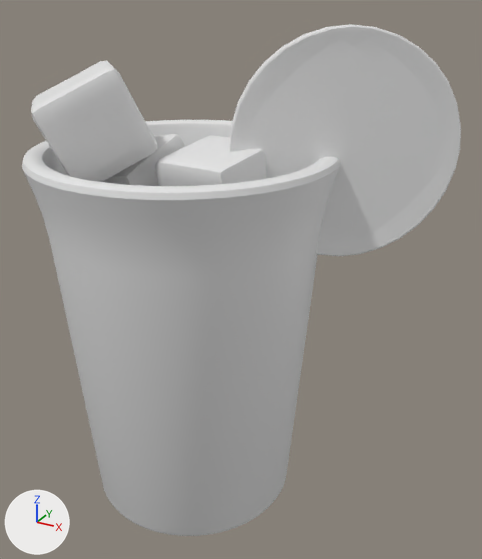
The OBJ model public/assets/drink-baked/blog0103.obj as it was, and as the next commit left it.
Camera for both pictures: a 50 mm lens placed at (3.42, -5.13, 5.07), pointed at (0.54, 0.1, 2.46). The axes (+X, +Y, +Z) are drawn at lower left. The lights are the same throughout. The picture after the commit comes second. Where no turn or scale is listed for an object, it has been applied to the vertices.

The older version as bpy lines, for what is in view:
```python
me_circle_001 = bpy.data.meshes.new('Circle.001')
me_circle_001.from_pydata(...)  # 834 vertices, 832 faces; spans x 0.5..2.3, y -0.15..0.97, z 2.77..4.78
me_cube = bpy.data.meshes.new('Cube')
me_cube.from_pydata(...)  # 386 vertices, 384 faces; spans x -0.647..0.625, y -0.635..0.616, z 1.781..2.881
me_cube_001 = bpy.data.meshes.new('Cube.001')
me_cube_001.from_pydata(...)  # 386 vertices, 384 faces; spans x -0.989..0.041, y -0.525..0.554, z 2.673..3.778
me_cube_002 = bpy.data.meshes.new('Cube.002')
me_cube_002.from_pydata(...)  # 386 vertices, 384 faces; spans x -0.042..0.892, y -0.565..0.415, z 2.901..3.81
me_cube_003 = bpy.data.meshes.new('Cube.003')
me_cube_003.from_pydata(...)  # 386 vertices, 384 faces; spans x -1.221..0.007, y -1.122..0.095, z 3.436..4.458
me_cylinder = bpy.data.meshes.new('Cylinder')
me_cylinder.from_pydata(...)  # 960 vertices, 898 faces; spans x -1.44..1.44, y -1.44..1.44, z 0.0..3.71
me_plane = bpy.data.meshes.new('Plane')
me_plane.from_pydata(...)  # 250 vertices, 72 faces; spans x -1.31..1.31, y -1.31..1.31, z 3.03..3.1
ob_circle_001 = bpy.data.objects.new('Circle.001', me_circle_001)
ob_circle_001.location = (0.0, 0.0, 0.0)
ob_cube = bpy.data.objects.new('Cube', me_cube)
ob_cube.location = (0.0, 0.0, 0.0)
ob_cube_001 = bpy.data.objects.new('Cube.001', me_cube_001)
ob_cube_001.location = (0.0, 0.0, 0.0)
ob_cube_002 = bpy.data.objects.new('Cube.002', me_cube_002)
ob_cube_002.location = (0.0, 0.0, 0.0)
ob_cube_003 = bpy.data.objects.new('Cube.003', me_cube_003)
ob_cube_003.location = (0.0, 0.0, 0.0)
ob_cylinder = bpy.data.objects.new('Cylinder', me_cylinder)
ob_cylinder.location = (0.0, 0.0, 0.0)
ob_plane = bpy.data.objects.new('Plane', me_plane)
ob_plane.location = (0.0, 0.0, 0.0)
```
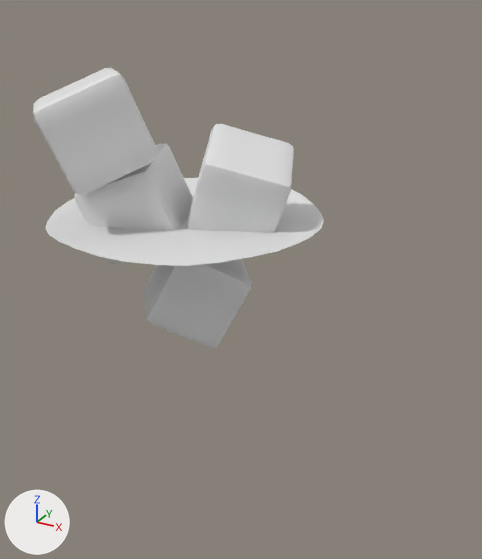
Location of each change, [x1, y1, x2, y2] in pixels of the pictures (482 x 559 px; the box of a moved part takes in the faces that stretch with it):
'Cylinder', deleted
    before: [22, 120, 340, 536]
'Circle.001', deleted
    before: [229, 24, 461, 256]
'Cube.003', reshaped
    before: [31, 61, 158, 182]
    after: [33, 68, 158, 195]
'Cube.002', reshaped
    before: [155, 135, 266, 186]
    after: [187, 124, 294, 232]
'Cube.001', reshaped
    before: [103, 134, 185, 186]
    after: [74, 143, 193, 264]
part 1 of me_cube, moved or reshaped (not visible before)
    after: [145, 259, 252, 348]
part 5 of me_plane, moved or reshaped (not visible before)
    after: [45, 178, 324, 266]

The change, as a diff of the scene's bpy script:
```diff
--- a/public/assets/drink-baked/blog0103.obj.py
+++ b/public/assets/drink-baked/blog0103.obj.py
@@ me_cube @@
 # used by ob_cube; location = (0.0, 0.0, 0.0)
-me_cube.from_pydata(...)  # 386 vertices, 384 faces; spans x -0.647..0.625, y -0.635..0.616, z 1.781..2.881
+me_cube.from_pydata(...)  # 386 vertices, 384 faces; spans x -0.573..0.677, y -0.553..0.645, z 1.767..2.805
+# me_cube part 1: the whole mesh is multiplied about its middle by the matrix ((-0.936, -0.328, 0.13), (0.011, 0.341, 0.94), (-0.352, 0.881, -0.316)), then moved by (0.063, 0.055, -0.045)
@@ me_cube_001 @@
 # used by ob_cube_001; location = (0.0, 0.0, 0.0)
-me_cube_001.from_pydata(...)  # 386 vertices, 384 faces; spans x -0.989..0.041, y -0.525..0.554, z 2.673..3.778
+me_cube_001.from_pydata(...)  # 386 vertices, 384 faces; spans x -0.994..0.135, y -0.71..0.366, z 2.623..3.681
+# me_cube_001 part 2: the whole mesh is multiplied about its middle by the matrix ((0.893, -0.413, -0.177), (0.441, 0.88, 0.174), (0.084, -0.234, 0.969)), then moved by (0.045, -0.186, -0.074)
@@ me_cube_002 @@
 # used by ob_cube_002; location = (0.0, 0.0, 0.0)
-me_cube_002.from_pydata(...)  # 386 vertices, 384 faces; spans x -0.042..0.892, y -0.565..0.415, z 2.901..3.81
+me_cube_002.from_pydata(...)  # 386 vertices, 384 faces; spans x -0.093..1.088, y -0.375..0.728, z 2.798..3.893
+# me_cube_002 part 3: the whole mesh is multiplied about its middle by the matrix ((0.198, -0.944, 0.265), (-0.155, -0.297, -0.942), (0.968, 0.146, -0.205)), then moved by (0.073, 0.252, -0.01)
@@ me_cube_003 @@
 # used by ob_cube_003; location = (0.0, 0.0, 0.0)
-me_cube_003.from_pydata(...)  # 386 vertices, 384 faces; spans x -1.221..0.007, y -1.122..0.095, z 3.436..4.458
+me_cube_003.from_pydata(...)  # 386 vertices, 384 faces; spans x -1.167..0.052, y -1.16..0.037, z 3.402..4.421
+# me_cube_003 part 4: the whole mesh is multiplied about its middle by the matrix ((0.501, -0.5, -0.707), (-0.436, 0.56, -0.704), (0.748, 0.661, 0.063)), then moved by (0.05, -0.048, -0.035)
@@ me_plane @@
 # used by ob_plane; location = (0.0, 0.0, 0.0)
-me_plane.from_pydata(...)  # 250 vertices, 72 faces; spans x -1.31..1.31, y -1.31..1.31, z 3.03..3.1
+me_plane.from_pydata(...)  # 218 vertices, 161 faces; spans x -1.31..1.31, y -1.31..1.31, z 3.02..3.1
+# me_plane part 5: 8 vertices moved from x -1.31..1.31, y -1.09..1.11, z 3.07..3.08 to x -1.31..1.31, y -1.09..1.11, z 3.06..3.08; 171 vertices removed from x -1.3..1.3, y -1.3..1.3, z 3.03..3.1; 139 vertices added at x -1.29..1.29, y -1.29..1.29, z 3.02..3.09
@@ ob_circle_001 @@
-ob_circle_001 = bpy.data.objects.new('Circle.001', me_circle_001)
-ob_circle_001.location = (0.0, 0.0, 0.0)
@@ ob_cylinder @@
-ob_cylinder = bpy.data.objects.new('Cylinder', me_cylinder)
-ob_cylinder.location = (0.0, 0.0, 0.0)
```
